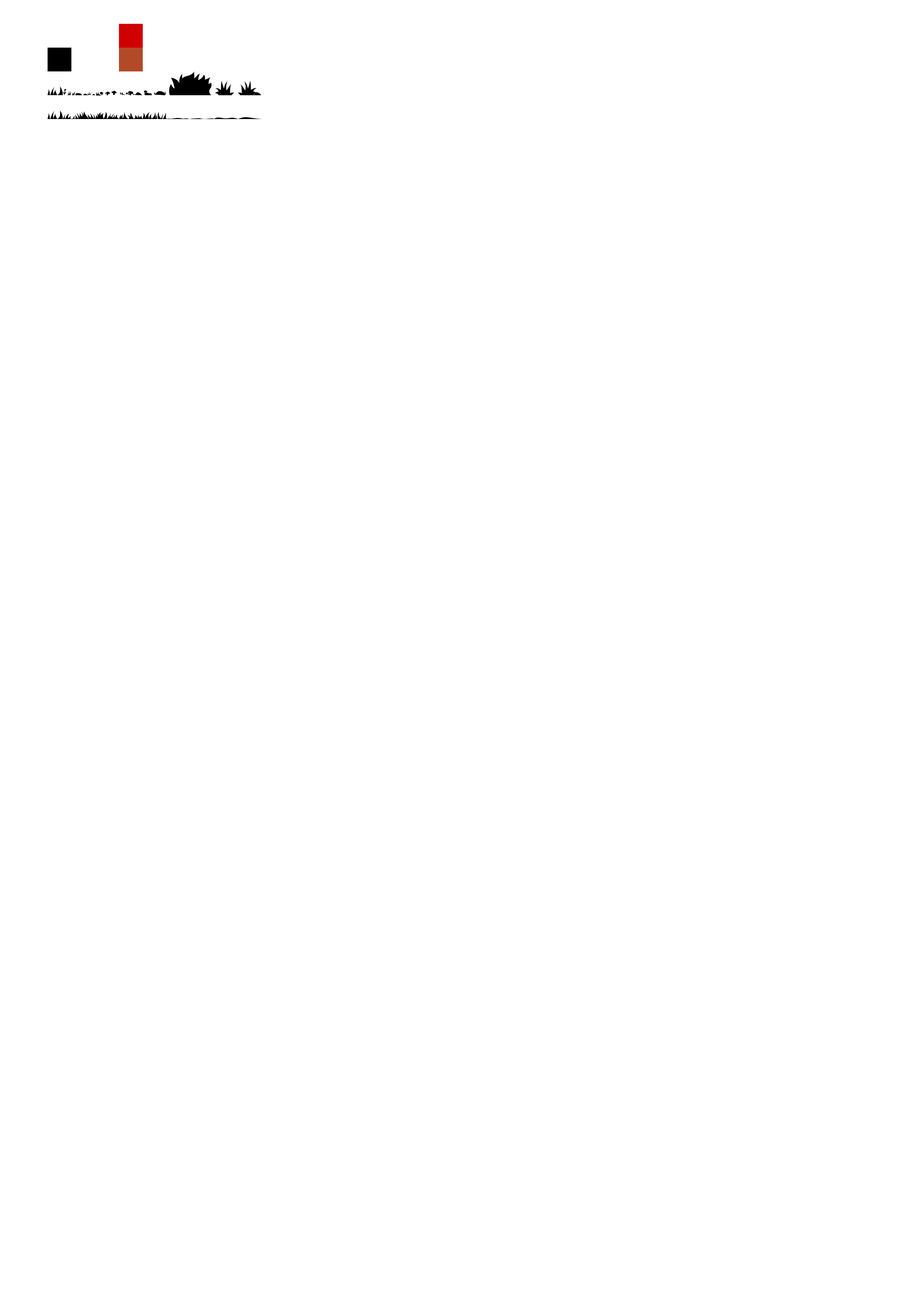
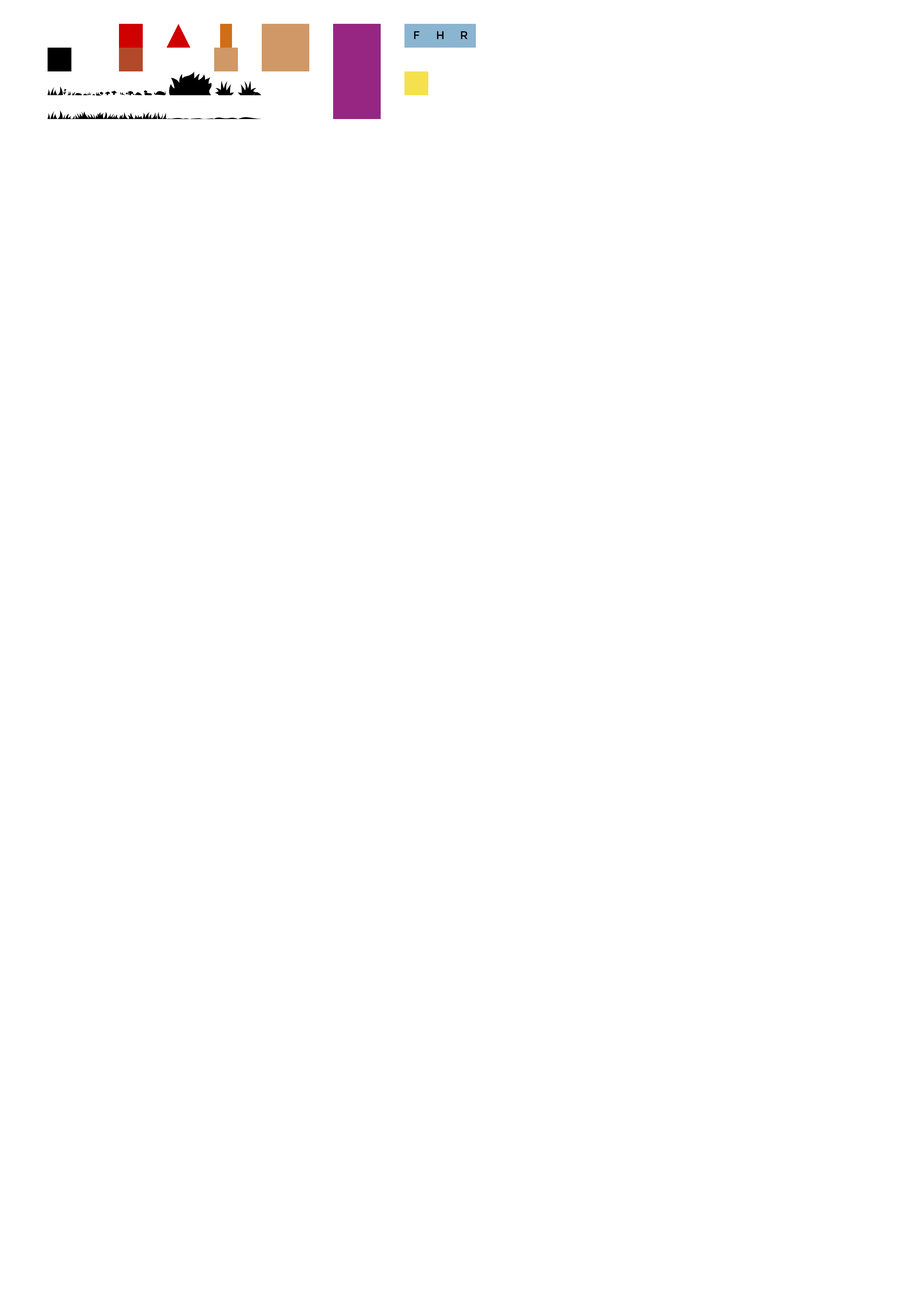
Comparing the layer stacks of the two 922x1305 images. Changes:
added layer "Rectangle 5" above "R" over <box>404,71,429,96</box>
added layer "R" above "Rectangle 4" over <box>461,31,468,40</box>
added layer "Rectangle 4" (1st of 3) above "H" over <box>452,23,477,48</box>
added layer "H" above "Rectangle 4" over <box>437,31,444,40</box>
added layer "Rectangle 4" (2nd of 3) above "F" over <box>428,23,453,48</box>
added layer "F" above "Rectangle 4" over <box>414,31,420,40</box>
added layer "Rectangle 4" (3rd of 3) above "Rectangle 3" over <box>404,23,429,48</box>
added layer "Rectangle 3" above "Rectangle 2" over <box>333,23,381,120</box>
added layer "Rectangle 2" above "Rectangle 1" over <box>220,23,233,48</box>
added layer "Rectangle 1" (1st of 2) above "Rectangle 1" over <box>261,23,310,72</box>
added layer "Rectangle 1" (2nd of 2) above "Objet dynamique vectoriel" over <box>214,47,239,72</box>
added layer "Triangle 1" in group "Champis / rochers" over <box>166,23,191,48</box>
